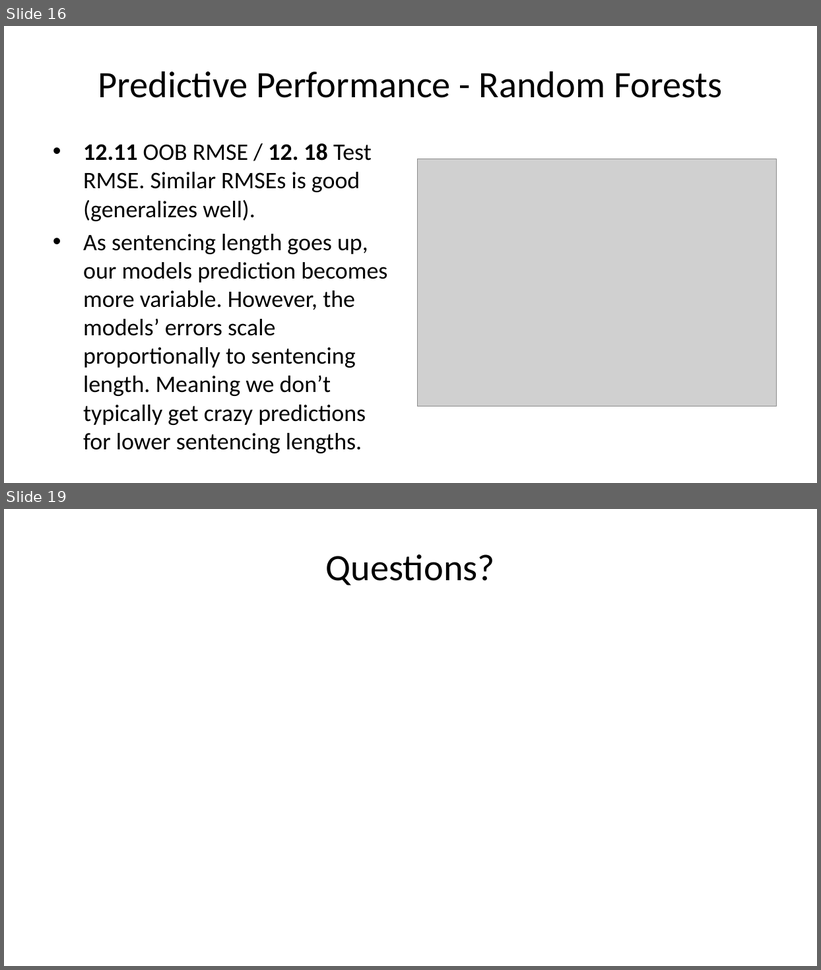
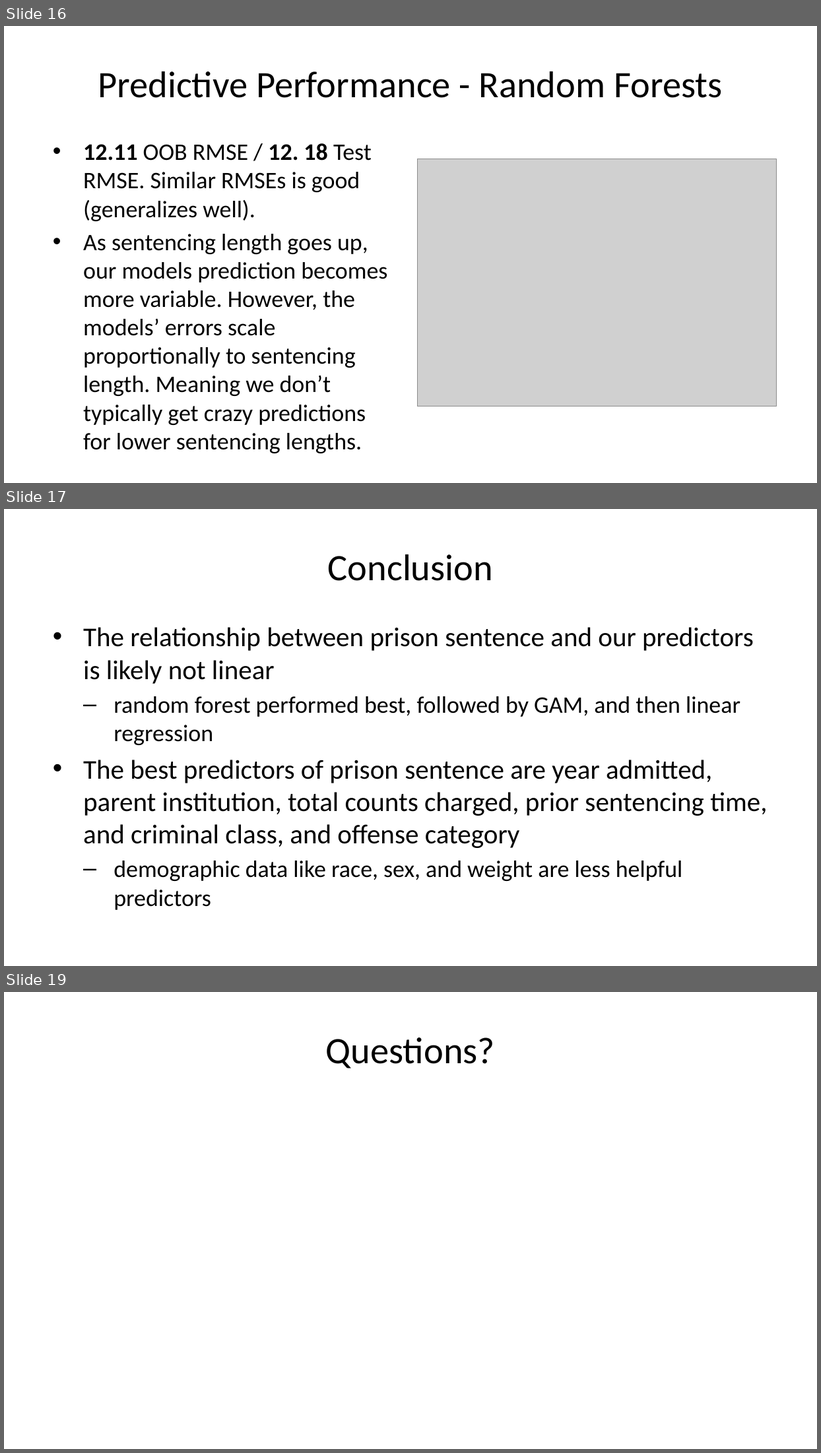
Before and after one commit to dsci445-csu/project-5, a slide deck: Presentation/Presentation.pptx. Shown one above the other, each under a label of ours: slides 16 and 19 before the commit, slides 16, 17 and 19 after it; the slides between them are not shown. The pictures are 821x970 and 821x1453 pixels, drawn with LibreOffice and Linux fonts; fonts in the diff are those of the drawing; grey boxes stand for pictures. Boxes give left, top, right and bottom in pixels: in the first picture for what was removed or moved away, otherwise in the second. Text is boxed around its words. In the diff, an @@ line names an element or a change of style, - is before the commit and + after.

Commit message:
add conclusion and references

```diff
--- a/Presentation/Presentation.pptx
+++ b/Presentation/Presentation.pptx
@@ slide 17 added at [4, 509, 817, 966], background #FFFFFF @@
@@ title added at [328, 554, 493, 581], 33 pt, text #000000 @@
+Conclusion
@@ text added at [83, 627, 767, 910], 24 pt, text #000000 @@
+• The relationship between prison sentence and our predictors is likely not linear
+  – random forest performed best, followed by GAM, and then linear regression
+• The best predictors of prison sentence are year admitted, parent institution, total counts charged, prior sentencing time, and criminal class, and offense category
+  – demographic data like race, sex, and weight are less helpful predictors
```
Also in this commit, not shown: 2 slides changed, 1 slide removed, 1 other file.
